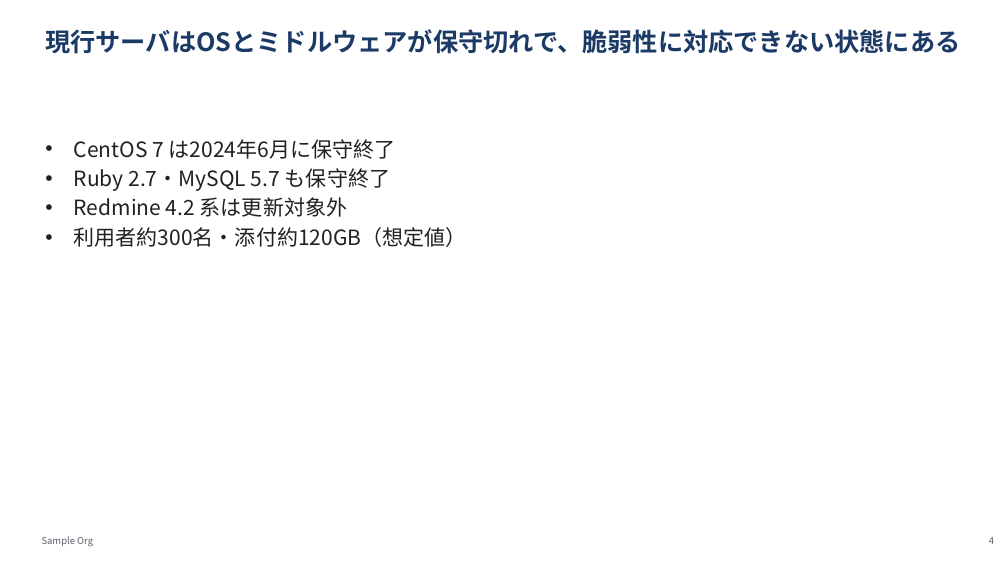
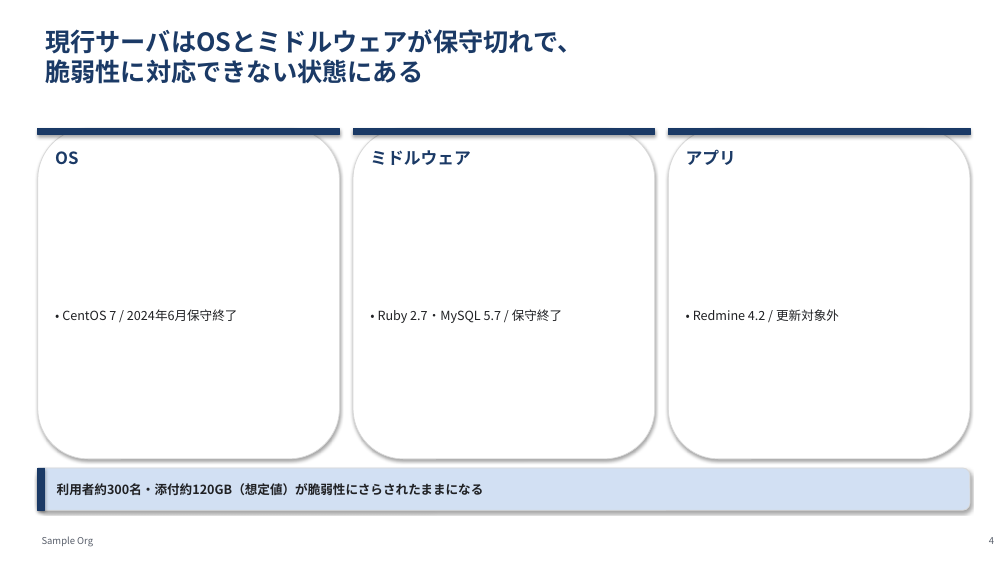
Before and after one commit to YHirano7/Artifacts, a slide deck: slide 4 of skills/pptx-deck/examples/redmine-migration/redmine-migration.pptx. Drawn at 1008x567 pixels with LibreOffice and Linux fonts; fonts in the diff are those of the drawing. Boxes give left, top, right and bottom in pixels: in the first picture for what was removed or moved away, otherwise in the second. Text is boxed around its words. In the diff, an @@ line names an element or a change of style, - is before the commit and + after.

```diff
--- a/skills/pptx-deck/examples/redmine-migration/redmine-migration.pptx
+++ b/skills/pptx-deck/examples/redmine-migration/redmine-migration.pptx
@@ title at [45, 29, 582, 84]: text changed @@
-現行サーバはOSとミドルウェアが保守切れで、脆弱性に対応できない状態にある
+現行サーバはOSとミドルウェアが保守切れで、
+脆弱性に対応できない状態にある
@@ text removed at [74, 139, 467, 247] @@
-• CentOS 7 は2024年6月に保守終了
-• Ruby 2.7・MySQL 5.7 も保守終了
-• Redmine 4.2 系は更新対象外
-• 利用者約300名・添付約120GB（想定値）
@@ group added at [38, 129, 340, 459]: 2 texts, 1 rounded rectangle, 1 rectangle @@
+OS
+• CentOS 7 / 2024年6月保守終了
@@ group added at [353, 129, 655, 459]: 2 texts, 1 rounded rectangle, 1 rectangle @@
+ミドルウェア
+• Ruby 2.7・MySQL 5.7 / 保守終了
@@ group added at [668, 129, 970, 459]: 2 texts, 1 rounded rectangle, 1 rectangle @@
+アプリ
+• Redmine 4.2 / 更新対象外
@@ rounded rectangle added at [38, 468, 970, 510], fill #D2E0F3, outline #D9D9D9 0.75 pt @@
@@ rectangle added at [38, 468, 45, 510], fill #1B3A66, outline #193866 0.75 pt @@
@@ text added at [57, 483, 484, 495], 12 pt, text #202124, bold @@
+利用者約300名・添付約120GB（想定値）が脆弱性にさらされたままになる
```
Also in this commit, not shown: 3 other slides changed, 59 other files.
